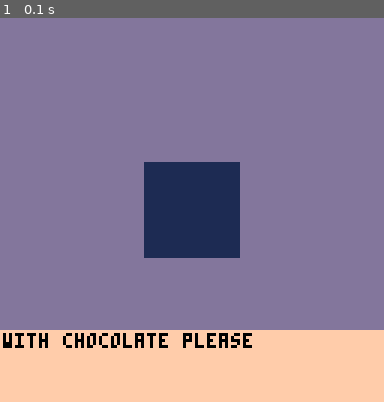
Above: before the commit, frame 1.
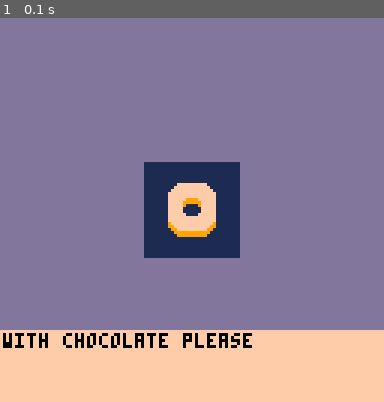
Above: after the commit, the same moment.

Repository: shen-sat/cook
Game: PICO-8 cartridge cook.p8
The game is run twice, just before and just after one commit, with the same random seed, the same clock (stepped at 60 frames per second) and the same inputs.
Inputs:
- Up to frame 1 (0.1 s): no input

The runs differ from the first frame. In frame 1, 1.5% of the frame differs, in the area x 43-57%, y 42-58%.

Commit message:
Draw donut

Diff:
--- a/cook.p8
+++ b/cook.p8
@@ -16,7 +16,12 @@
 
 function run_level()
   donut = {
-    sprite = 0,
+    draw = function(self)
+      spr(0,64 - 8,64 - 12,1,3)
+      spr(0,64 - 8 + 8,64 - 12,1,3,true,false)
+    end,
+    width = 16,
+    height = 24,
     choc = false,
     sprinkles = false,
     pick_version = function(self)
@@ -46,6 +51,7 @@
   -- line(63,63,63,127,0)
   rectfill(0,104,127,127,15) --order text
   print(order.order_text,1,105,0)
+  donut:draw()
 
 end
 
